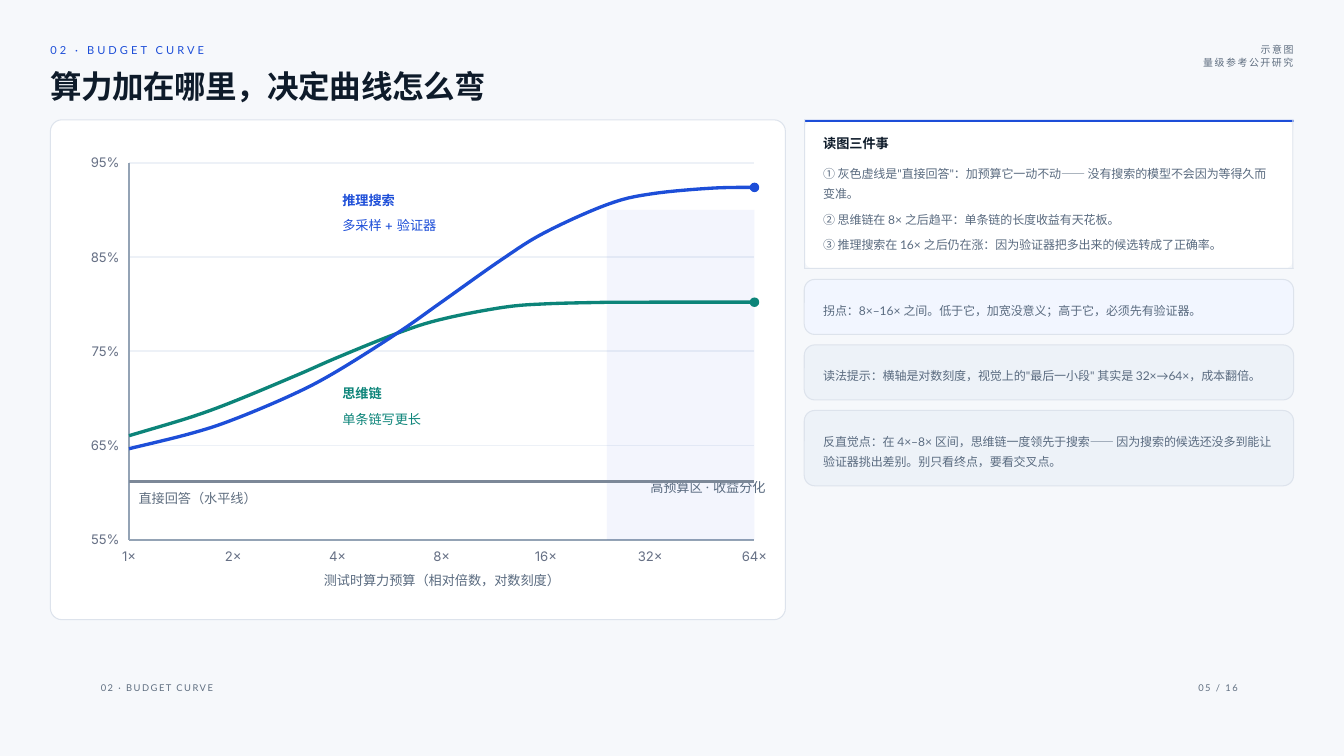
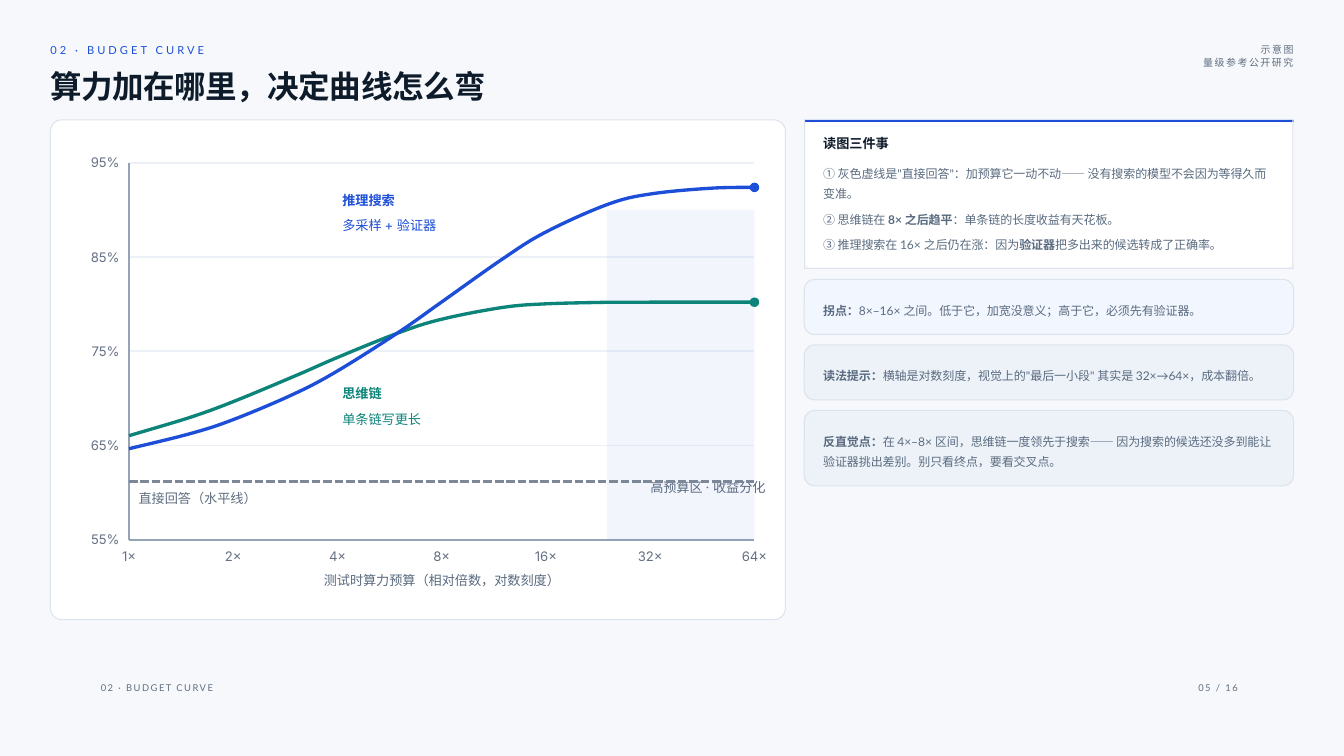
Before and after one commit to CrAckerDrv/pptpress, a slide deck: slide 5 of examples/ai-thinking-orchestration.pptx. Drawn at 1344x756 pixels with LibreOffice and Linux fonts; fonts in the diff are those of the drawing. Boxes give left, top, right and bottom in pixels: in the first picture for what was removed or moved away, otherwise in the second. Text is boxed around its words. In the diff, an @@ line names an element or a change of style, - is before the commit and + after.

```diff
--- a/examples/ai-thinking-orchestration.pptx
+++ b/examples/ai-thinking-orchestration.pptx
@@ text "② 思维链在 8× 之后趋平：单条链的长度收益有天花板。" at (823, 214, 1120, 225): bold on in "8× 之后趋平：单条链的长度收益有天花板。" @@
@@ text "③ 推理搜索在 16× 之后仍在涨：因为验证器把多出来的候选转成了正确率。" at (823, 239, 1222, 250): bold on in "之后仍在涨：因为验证器把多出来的候选转成了正确率。" @@
@@ text "拐点：8×–16× 之间。低于它，加宽没意义；高于它，必须先有验证器。" at (823, 305, 1202, 317): bold on in "拐点：8×–16×" @@
@@ text "读法提示：横轴是对数刻度，视觉上的"最后一小段" 其实是 32×→64×，成本翻倍。" at (823, 370, 1261, 381): bold on in "读法提示：横轴是对数刻度，视觉上的"最后一小段"" @@
@@ text at (823, 436, 1271, 447): bold on in "反直觉点：在" @@
@@ freeform shape at (129, 482, 754, 483): outline #7C8898 2.05 pt to #7C8898 2.05 pt dashed @@
```
Also in this commit, not shown: 15 other slides changed, 44 other files.
